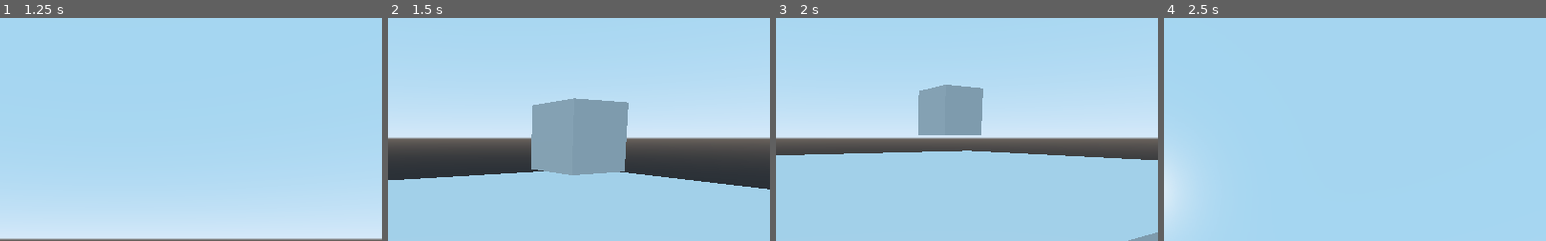
Above: before the commit, frames 1-4 (left to right).
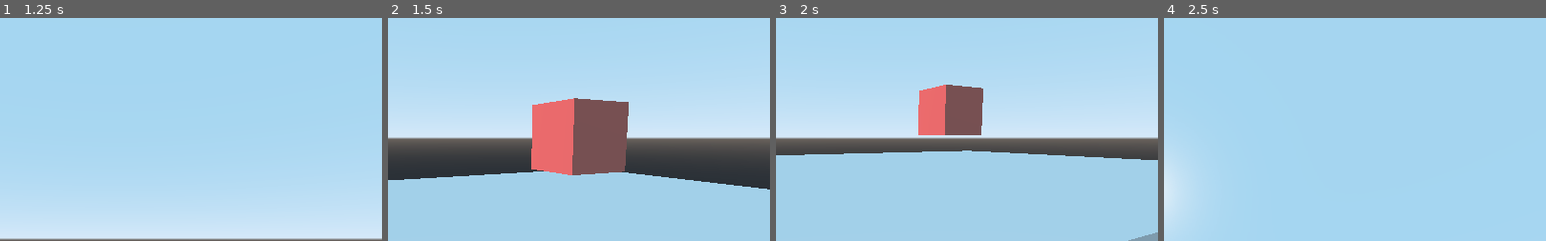
Above: after the commit, the same moments.

Repository: VPJPeltonen/MiniJam57
Game: Godot game, scene res://Scenes/vpjtestscene.tscn
Two runs of this game, one before a commit and one after it. Both use one fixed random seed, a clock stepped at 60 frames per second and the inputs below. The project has no main scene, so this scene is started directly.
Inputs (mouse positions are % of the whole screen's width and height, from its top left):
- Up to frame 1 (1.25 s): tap Enter at 0.5 s; move the mouse to (72, 45) at 0.52 s; hold D (move_right) from 0.53 s (still down); click (72, 45) at 0.6 s
- Up to frame 2 (1.5 s): move the mouse to (30, 55) at 1.27 s; release D (move_right) at 1.28 s; hold S (move_backward) from 1.28 s (still down); click (30, 55) at 1.35 s
- Up to frame 3 (2 s): keep holding S (move_backward)
- Up to frame 4 (2.5 s): move the mouse to (60, 28) at 2.02 s; release S (move_backward) at 2.03 s; hold D (move_right) from 2.03 s (still down); click (60, 28) at 2.1 s
The pictures show only the part of the screen within x 34-84%, y 12-62%; the shares and areas given below are measured in that part.

Frame 1 is identical in both runs. In frame 2, 8.1% of the frame differs, in the area x 37-63%, y 35-71%; in frame 3, 3.6%; in frame 4, nothing differs.

Commit message:
basic highlight

Diff:
--- a/Scenes/Player.tscn
+++ b/Scenes/Player.tscn
@@ -5,7 +5,7 @@
 [sub_resource type="CapsuleShape" id=1]
 
 [sub_resource type="SphereShape" id=2]
-radius = 1.33665
+radius = 0.803743
 
 [node name="Player" type="KinematicBody"]
 transform = Transform( 1, 0, 0, 0, 1, 0, 0, 0, 1, 4.30804, 3.70362, 0 )
@@ -20,11 +20,11 @@
 
 [node name="Camera" type="Camera" parent="Head"]
 
-[node name="Interract_Area" type="Area" parent="."]
-transform = Transform( 1, 0, 0, 0, 1, 0, 0, 0, 1, 0, 0, -1.40017 )
+[node name="Interract_Area" type="Area" parent="Head"]
+transform = Transform( 1, 0, 0, 0, 1, 0, 0, 0, 1, 0.0191021, 0.038868, -1.44095 )
 
-[node name="CollisionShape" type="CollisionShape" parent="Interract_Area"]
-transform = Transform( 1, 0, 0, 0, 1, 0, 0, 0, 1, 0.00979233, 4.76837e-07, -0.166988 )
+[node name="CollisionShape" type="CollisionShape" parent="Head/Interract_Area"]
+transform = Transform( 1, 0, 0, 0, 1, 0, 0, 0, 1, 3.19481e-05, -0.0254998, -0.0207138 )
 shape = SubResource( 2 )
-[connection signal="body_entered" from="Interract_Area" to="." method="_on_Interract_Area_body_entered"]
-[connection signal="body_exited" from="Interract_Area" to="." method="_on_Interract_Area_body_exited"]
+[connection signal="body_entered" from="Head/Interract_Area" to="." method="_on_Interract_Area_body_entered"]
+[connection signal="body_exited" from="Head/Interract_Area" to="." method="_on_Interract_Area_body_exited"]
--- a/Scenes/vpjtestscene.tscn
+++ b/Scenes/vpjtestscene.tscn
@@ -6,6 +6,14 @@
 [sub_resource type="BoxShape" id=1]
 
 [sub_resource type="CubeMesh" id=2]
+
+[sub_resource type="SpatialMaterial" id=4]
+albedo_color = Color( 0.431373, 0.0941176, 0.0941176, 1 )
+emission_enabled = true
+emission = Color( 0.247059, 0.247059, 0.247059, 1 )
+emission_energy = 1.0
+emission_operator = 0
+emission_on_uv2 = false
 
 [node name="Spatial" type="Spatial"]
 
@@ -28,7 +36,11 @@
 shape = SubResource( 1 )
 
 [node name="MeshInstance" type="MeshInstance" parent="RigidBody2"]
+transform = Transform( 1, 0, 0, 0, 1, 0, 0, 0, 1, 0.0210223, -2.38419e-07, 0.00719762 )
 mesh = SubResource( 2 )
-material/0 = null
+material/0 = SubResource( 4 )
 
 [node name="Player" parent="." instance=ExtResource( 1 )]
+
+[node name="DirectionalLight" type="DirectionalLight" parent="."]
+transform = Transform( 1, 0, 0, 0, 1, 0, 0, 0, 1, 0, 9.18205, 0 )
--- a/Scripts/FPS_controller.gd
+++ b/Scripts/FPS_controller.gd
@@ -7,10 +7,13 @@
 export var mouse_sens = 0.3
 
 var velocity = Vector3()
+var camera_x_rotation = 0
+
 var item_in_range = null
 
 func _ready():
 	Input.set_mouse_mode(Input.MOUSE_MODE_HIDDEN)
+	Input.set_mouse_mode(Input.MOUSE_MODE_CAPTURED)
 
 func _input(event):
 	if event is InputEventMouseMotion:
@@ -18,9 +21,14 @@
 		$Head.rotate_y(deg2rad(-event.relative.x * mouse_sens))
 
 		#up down rotationt, clamped so you cant look too up or down
-		var x_rot = -event.relative.y * mouse_sens
-		x_rot = clamp(x_rot,-90,90)
-		$Head/Camera.rotate_x(deg2rad(x_rot))
+		#var x_rot = -event.relative.y * mouse_sens
+		#x_rot = clamp(x_rot,-90,90)
+		#$Head/Camera.rotate_x(deg2rad(x_rot))
+
+		var x_delta = event.relative.y * mouse_sens
+		if camera_x_rotation + x_delta > -90 and camera_x_rotation + x_delta < 90:
+			$Head/Camera.rotate_x(deg2rad(-x_delta))
+			camera_x_rotation += x_delta
 
 func _physics_process(delta):
 	if Input.is_action_just_pressed("activate") and item_in_range != null:
@@ -52,7 +60,9 @@
 func _on_Interract_Area_body_entered(body):
 	if body.has_method("player_activate"):
 		item_in_range = body
+		body.show_activetable()
 
 func _on_Interract_Area_body_exited(body):
 	if item_in_range == body:
 		item_in_range = null
+		body.hide_activetable()
--- a/Scripts/test_cube.gd
+++ b/Scripts/test_cube.gd
@@ -6,6 +6,12 @@
 func _ready():
 	pass # Replace with function body.
 
+func show_activetable():
+	$MeshInstance.get_surface_material(0).rim_enabled = true
+
+func hide_activetable():
+	$MeshInstance.get_surface_material(0).rim_enabled = false
+
 func player_activate():
 	if invisible:
 		$MeshInstance.show()
Not shown: 1 places in Scenes/vpjtestscene.tscn that only renumber resources
